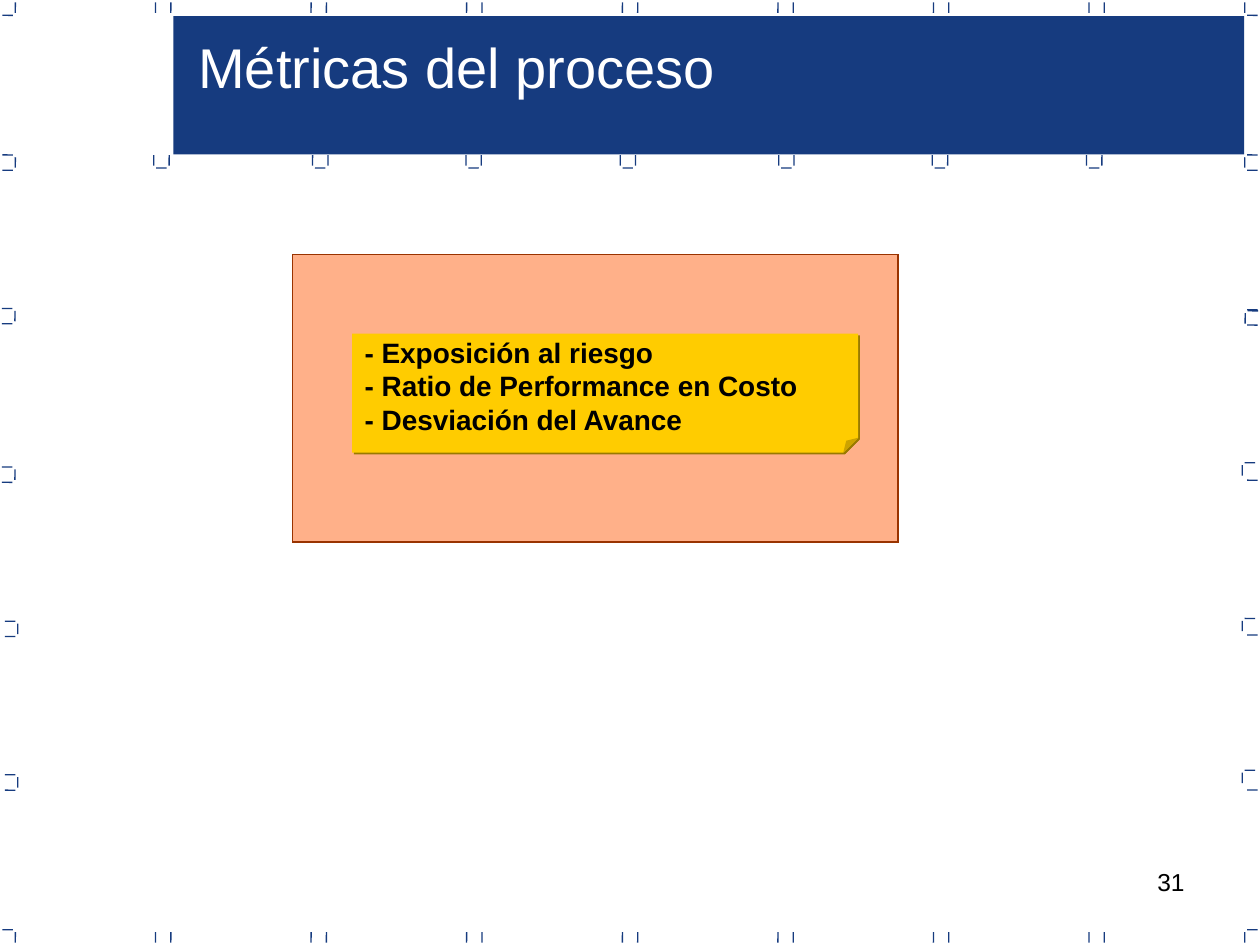
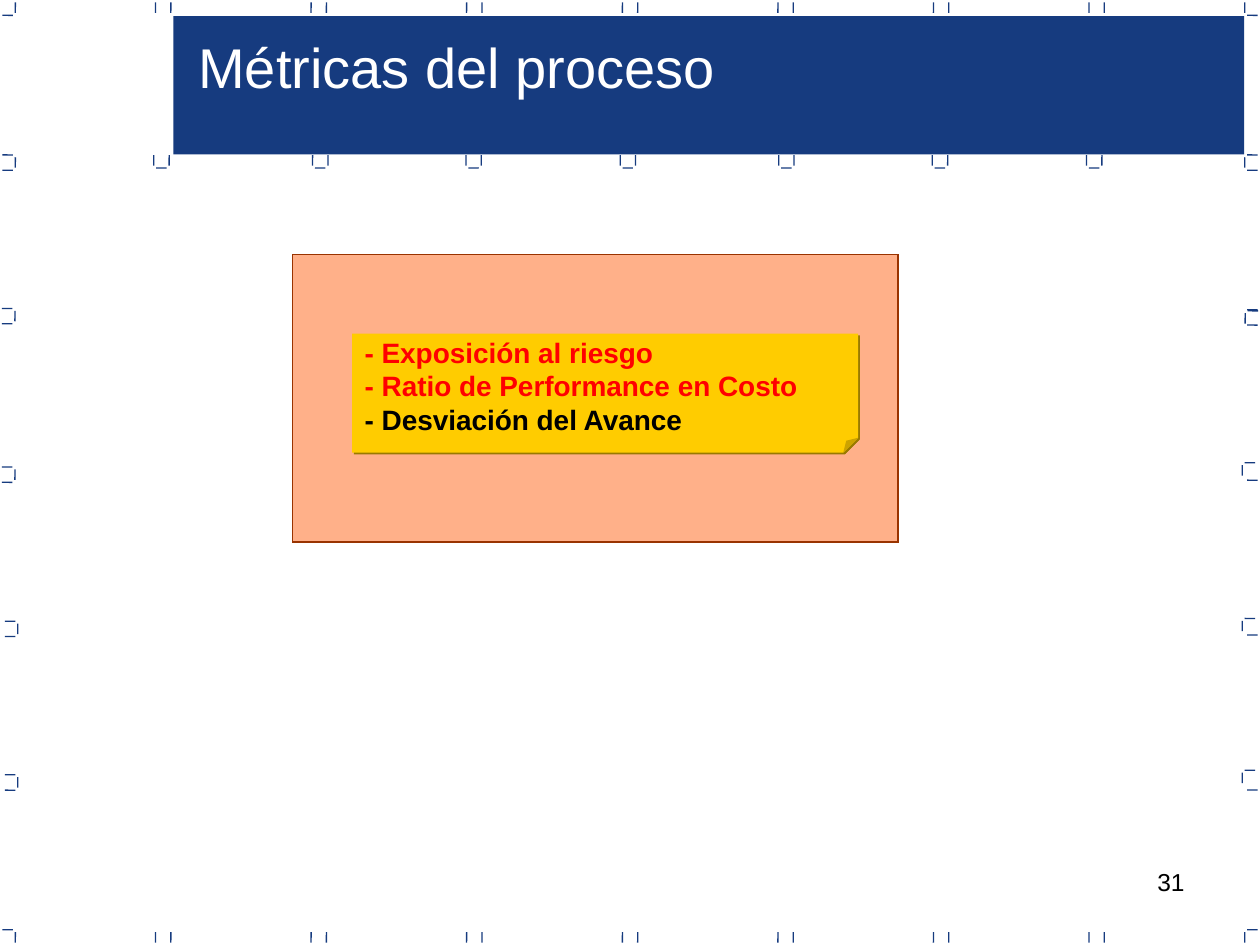
Before and after one commit to joansafr/Dev90PlusPlus, a slide deck: slide 31 of Area PP_PMC/7.0.1.23 Proceso de gestion de proyectos.ppt. Drawn at 1260x945 pixels with LibreOffice and Linux fonts; fonts in the diff are those of the drawing. Boxes give left, top, right and bottom in pixels: in the first picture for what was removed or moved away, otherwise in the second. Text is boxed around its words. In the diff, an @@ line names an element or a change of style, - is before the commit and + after.

```diff
--- a/Area PP_PMC/7.0.1.23 Proceso de gestion de proyectos.ppt
+++ b/Area PP_PMC/7.0.1.23 Proceso de gestion de proyectos.ppt
@@ text in folded corner at (x1=382, y1=342, x2=797, y2=397): text colour #000000 to #FF0000 in "- Exposición al riesgo", "- Ratio de Performance en Costo" @@
```
Also in this commit, not shown: 6 other slides changed, 6 other files.
